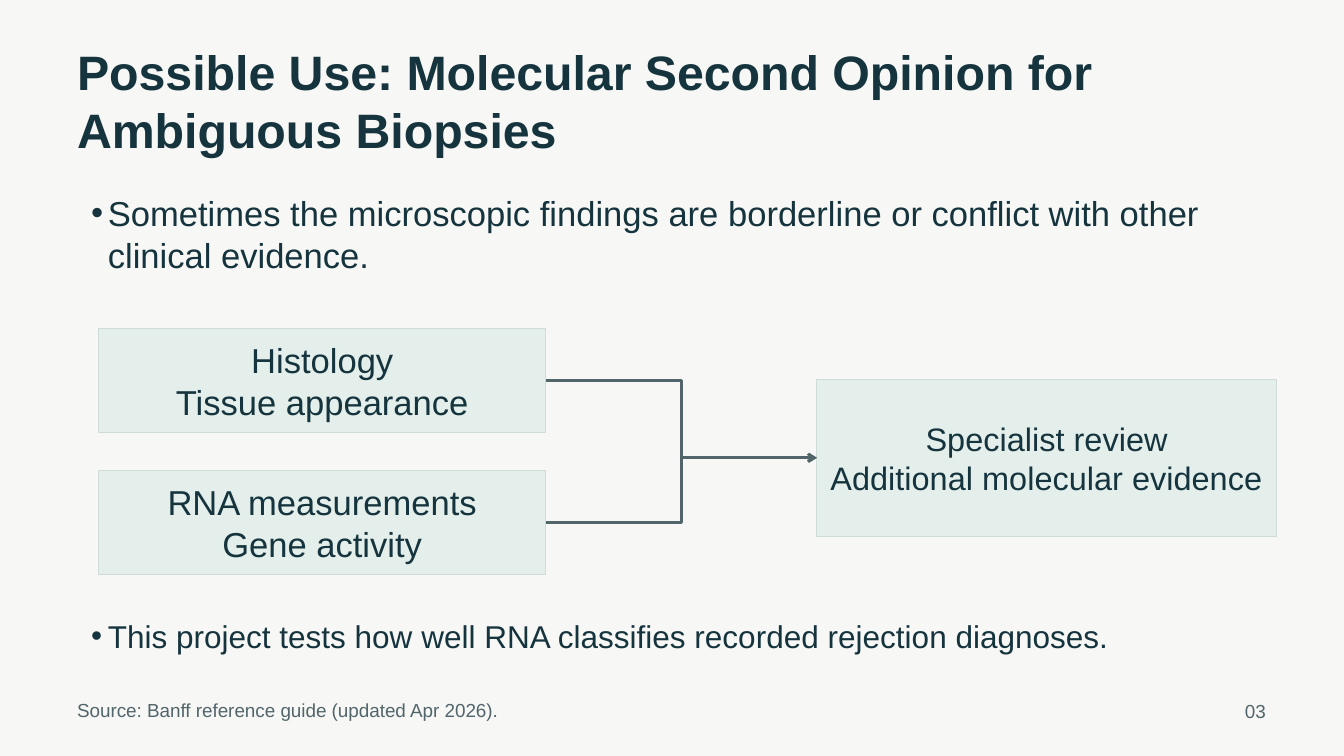
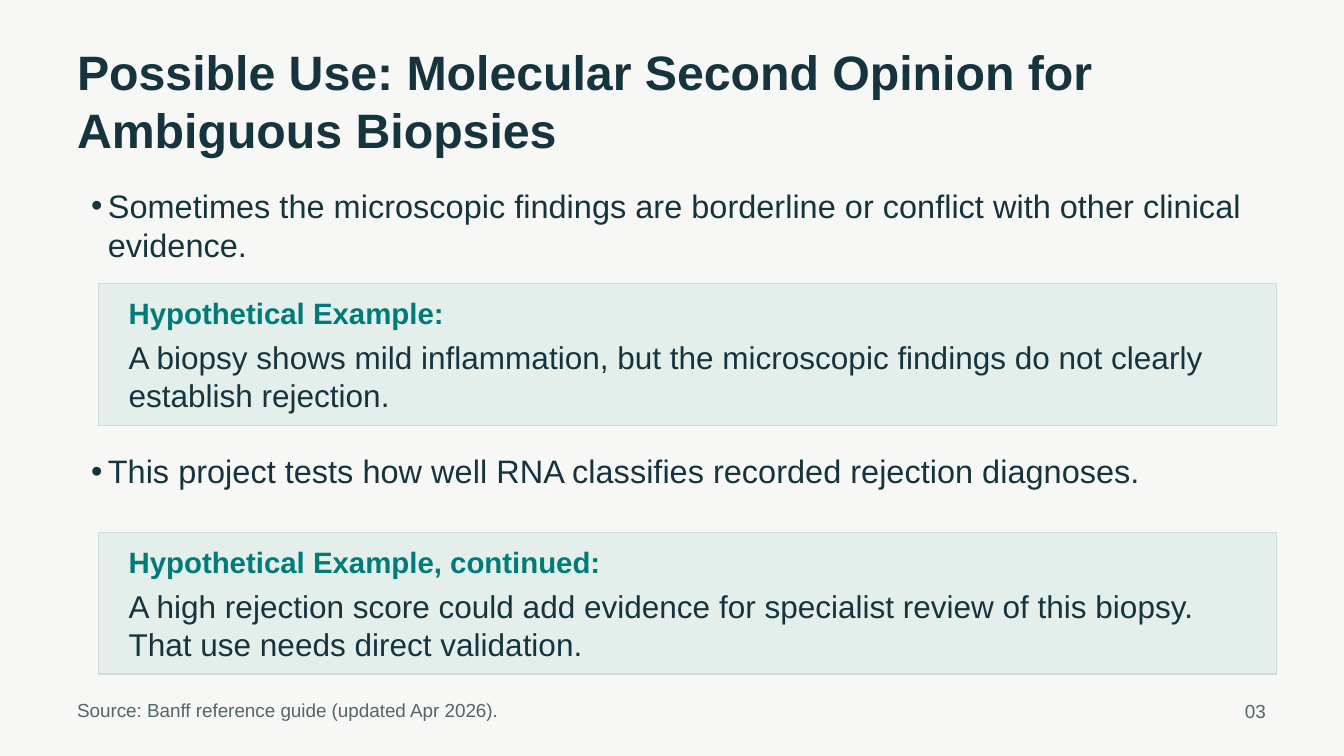
Before and after one commit to ca34525/Kidney-Biopsy-Rejection-Classifier, a slide deck: slide 3 of presentation/unos_kidney_biopsy.pptx. Drawn at 1344x756 pixels with LibreOffice and Linux fonts; fonts in the diff are those of the drawing. Boxes give left, top, right and bottom in pixels: in the first picture for what was removed or moved away, otherwise in the second. Text is boxed around its words. In the diff, an @@ line names an element or a change of style, - is before the commit and + after.

Commit message:
Revise presentation and document full-study findings

```diff
--- a/presentation/unos_kidney_biopsy.pptx
+++ b/presentation/unos_kidney_biopsy.pptx
@@ text "Sometimes the microscopic findings are ...": place and size @@
-text "Sometimes the microscopic findings are ..." at [108, 201, 1199, 269]
+text "Sometimes the microscopic findings are ..." at [108, 194, 1241, 258]
@@ text "Sometimes the microscopic findings are ..." at [108, 194, 1241, 258]: size 24.8 to 23.2 pt @@
@@ rectangle added at [99, 283, 1277, 425], fill #E4EFEB, outline #CEDBD7 0.75 pt @@
@@ rectangle removed at [99, 329, 546, 433] @@
-Histology
-Tissue appearance
@@ text added at [129, 302, 444, 330], 21 pt, text #007C78, bold @@
+Hypothetical Example:
@@ text added at [129, 346, 1202, 413], 22.5 pt, text #16343E @@
+A biopsy shows mild inflammation, but the microscopic findings do not clearly establish rejection.
@@ elbow arrow removed from (546, 381) to (817, 458) @@
@@ rectangle removed at [817, 379, 1276, 536] @@
-Specialist review
-Additional molecular evidence
@@ text "This project tests how well ...": place and size @@
-text "This project tests how well ..." at [108, 625, 1108, 654]
+text "This project tests how well ..." at [108, 459, 1139, 489]
@@ text "This project tests how well ..." at [108, 459, 1139, 489]: size 22.5 to 23.2 pt @@
@@ rectangle removed at [99, 471, 546, 575] @@
-RNA measurements
-Gene activity
@@ elbow arrow removed from (546, 522) to (817, 458) @@
@@ rectangle added at [99, 532, 1277, 675], fill #E4EFEB, outline #CEDBD7 0.75 pt @@
@@ text added at [129, 551, 600, 578], 21 pt, text #007C78, bold @@
+Hypothetical Example, continued:
@@ text added at [129, 595, 1193, 657], 22.5 pt, text #16343E @@
+A high rejection score could add evidence for specialist review of this biopsy. That use needs direct validation.
```
Also in this commit, not shown: 19 other slides changed, 38 other files.
